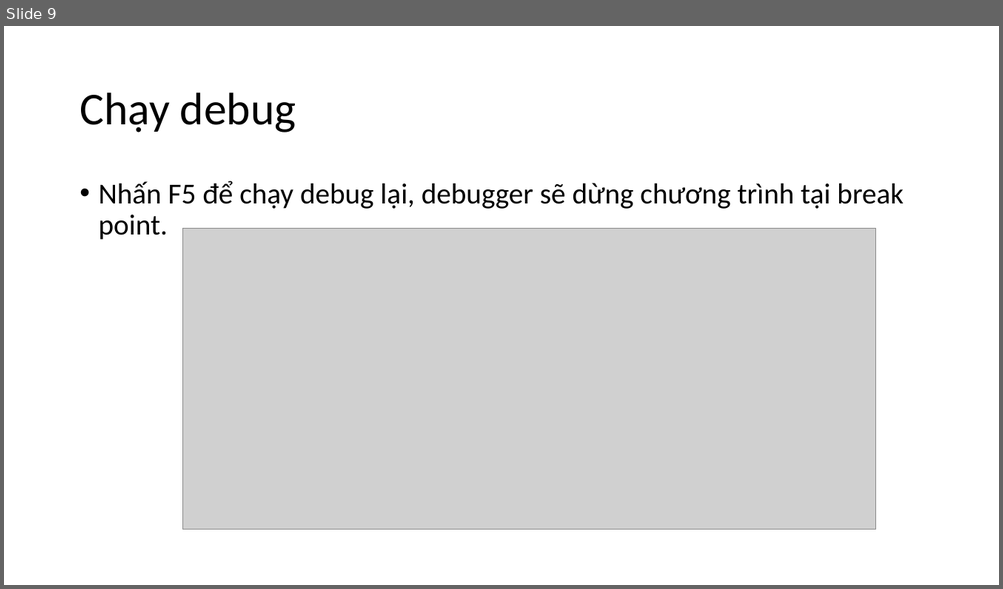
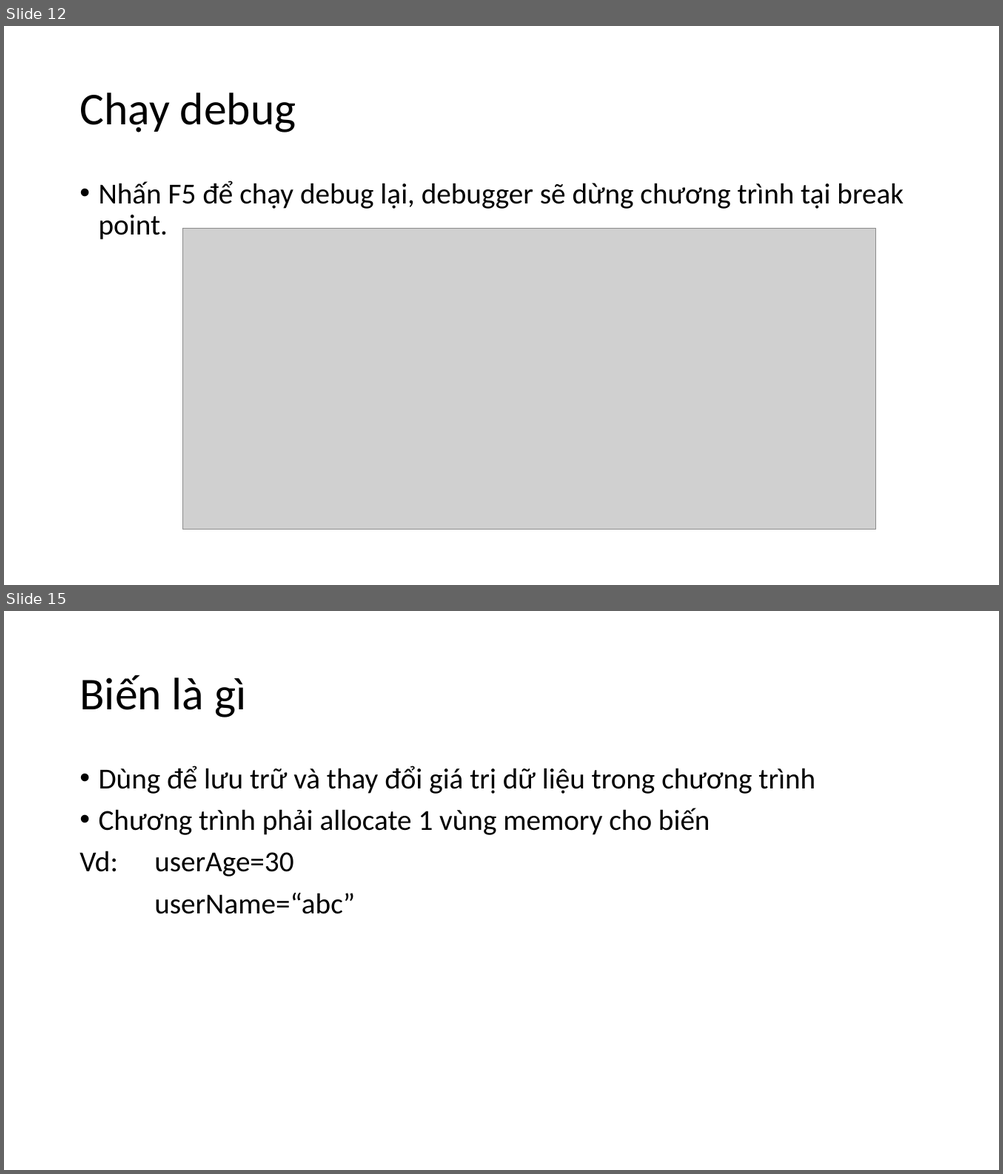
Before and after one commit to levinhhoang16/PyOpenCVCourse, a slide deck: Lecture/PythonCoban.pptx. Shown one above the other, each under a label of ours: slide 9 before the commit, slides 12 and 15 after it; the slides between them are not shown. The pictures are 1003x589 and 1003x1174 pixels, drawn with LibreOffice and Linux fonts; fonts in the diff are those of the drawing; grey boxes stand for pictures. Boxes give left, top, right and bottom in pixels: in the first picture for what was removed or moved away, otherwise in the second. Text is boxed around its words. In the diff, an @@ line names an element or a change of style, - is before the commit and + after.

```diff
--- a/Lecture/PythonCoban.pptx
+++ b/Lecture/PythonCoban.pptx
@@ slide 15 added at (x1=4, y1=611, x2=999, y2=1170), background #FFFFFF @@
@@ title added at (x1=79, y1=675, x2=246, y2=718), 44 pt, text #000000 @@
+Biến là gì
@@ text added at (x1=79, y1=766, x2=815, y2=914), 28 pt, text #000000 @@
+• Dùng để lưu trữ và thay đổi giá trị dữ liệu trong chương trình
+• Chương trình phải allocate 1 vùng memory cho biến
+Vd: userAge=30
+userName=“abc”
@@ what was slide 9 is now slide 12 @@
```
Also in this commit, not shown: 8 other slides added, 1 slide removed.
